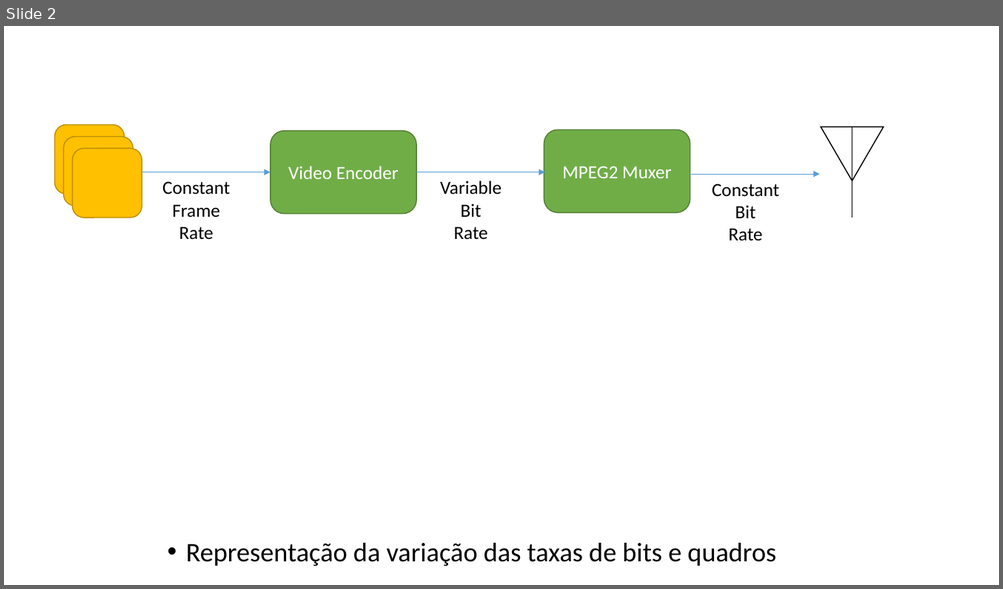
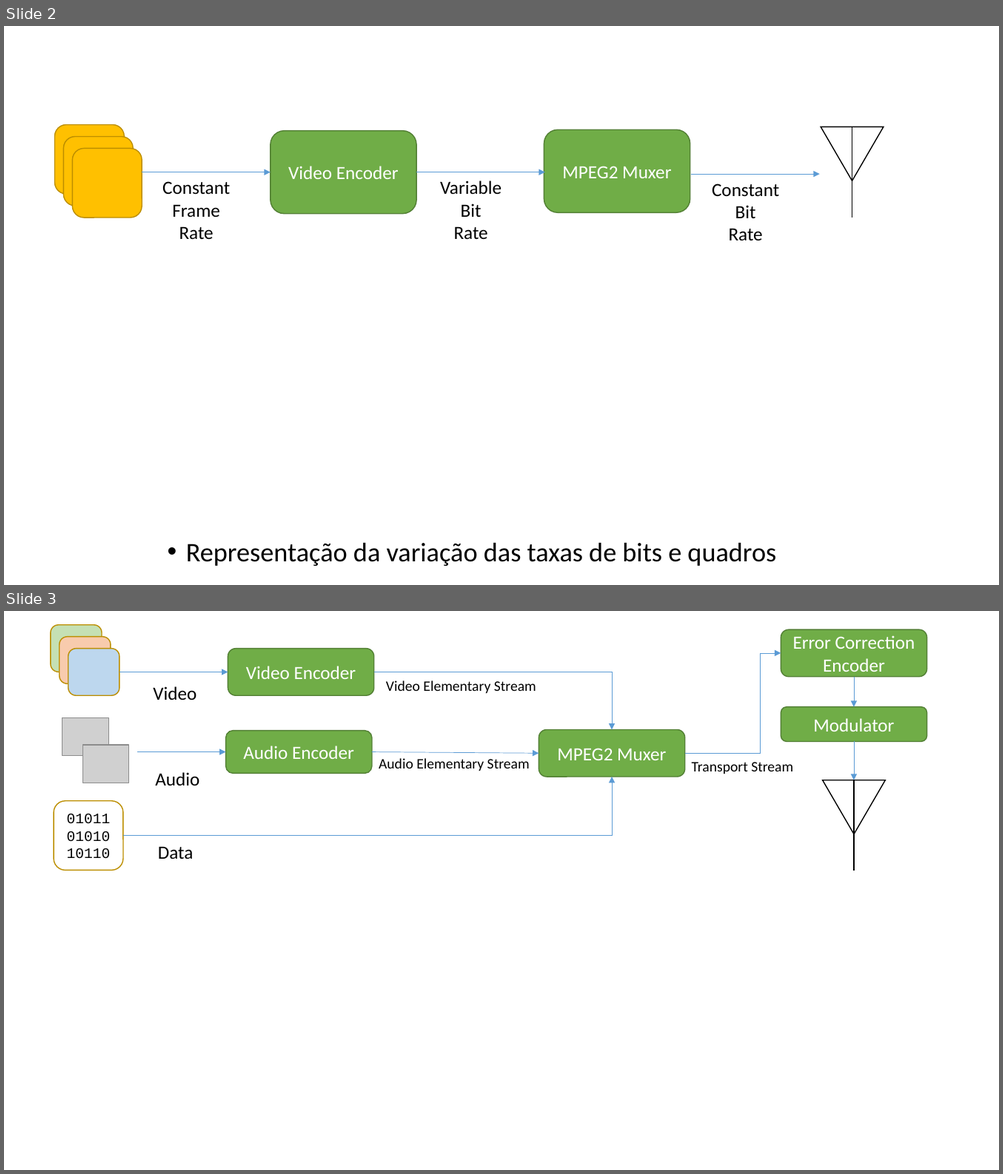
Before and after one commit to nasall2/TCC, a slide deck: relatorio/abntex2-modelos-1.9.2/figuras/diagramas.pptx. Shown one above the other, each under a label of ours: slide 2 before the commit, slides 2 and 3 after it. The pictures are 1003x589 and 1003x1174 pixels, drawn with LibreOffice and Linux fonts; fonts in the diff are those of the drawing; grey boxes stand for pictures. Boxes give left, top, right and bottom in pixels: in the first picture for what was removed or moved away, otherwise in the second. Text is boxed around its words. In the diff, an @@ line names an element or a change of style, - is before the commit and + after.

```diff
--- a/relatorio/abntex2-modelos-1.9.2/figuras/diagramas.pptx
+++ b/relatorio/abntex2-modelos-1.9.2/figuras/diagramas.pptx
@@ slide 3 added at box(4, 611, 999, 1170), background #FFFFFF @@
@@ rounded rectangle added at box(51, 625, 102, 672), fill #C5E0B4, outline #BD8E00 1 pt @@
@@ rounded rectangle added at box(781, 629, 927, 677), fill #70AD47, outline #538035 1 pt, 18 pt, text #FFFFFF @@
+Error Correction Encoder
@@ rounded rectangle added at box(60, 636, 111, 684), fill #F8CBAD, outline #BD8E00 1 pt @@
@@ rounded rectangle added at box(68, 648, 119, 695), fill #BDD7EE, outline #BD8E00 1 pt @@
@@ rounded rectangle added at box(227, 648, 374, 695), fill #70AD47, outline #538035 1 pt, 18 pt, text #FFFFFF @@
+Video Encoder
@@ elbow arrow added from (685, 754) to (781, 652), #5B9BD5 0.5 pt @@
@@ arrow added from (119, 672) to (227, 672), #5B9BD5 0.5 pt @@
@@ elbow arrow added from (374, 672) to (612, 729), #5B9BD5 0.5 pt @@
@@ elbow arrow added from (854, 677) to (854, 707), #5B9BD5 0.5 pt @@
@@ text added at box(153, 686, 196, 700), 18 pt, text #000000 @@
+Video
@@ text added at box(386, 681, 536, 693), 14 pt, text #000000 @@
+Video Elementary Stream
@@ picture added at box(62, 718, 108, 757) @@
@@ rounded rectangle added at box(781, 707, 927, 741), fill #70AD47, outline #538035 1 pt, 18 pt, text #FFFFFF @@
+Modulator
@@ rounded rectangle added at box(225, 730, 372, 773), fill #70AD47, outline #538035 1 pt, 18 pt, text #FFFFFF @@
+Audio Encoder
@@ rounded rectangle added at box(539, 729, 686, 777), fill #70AD47, outline #538035 1 pt, 18 pt, text #FFFFFF @@
+MPEG2 Muxer
@@ elbow arrow added from (854, 741) to (854, 780), #5B9BD5 0.5 pt @@
@@ picture added at box(82, 745, 128, 783) @@
@@ arrow added from (137, 752) to (225, 752), #5B9BD5 0.5 pt @@
@@ arrow added from (372, 752) to (539, 754), #5B9BD5 0.5 pt @@
@@ text added at box(378, 758, 529, 771), 14 pt, text #000000 @@
+Audio Elementary Stream
@@ text added at box(691, 762, 793, 774), 14 pt, text #000000 @@
+Transport Stream
@@ elbow arrow added from (123, 835) to (612, 777), #5B9BD5 0.5 pt @@
@@ text added at box(155, 772, 199, 786), 18 pt, text #000000 @@
+Audio
@@ triangle added at box(822, 780, 885, 834), fill #FFFFFF, outline #000000 1 pt @@
@@ line added from (854, 780) to (854, 871), #000000 1 pt @@
@@ rounded rectangle added at box(54, 801, 123, 871), outline #BD8E00 1 pt, 14 pt, text #000000 @@
+010110101010110
@@ text added at box(158, 846, 193, 859), 18 pt, text #000000 @@
+Data
```
Also in this commit, not shown: 3 other files.
